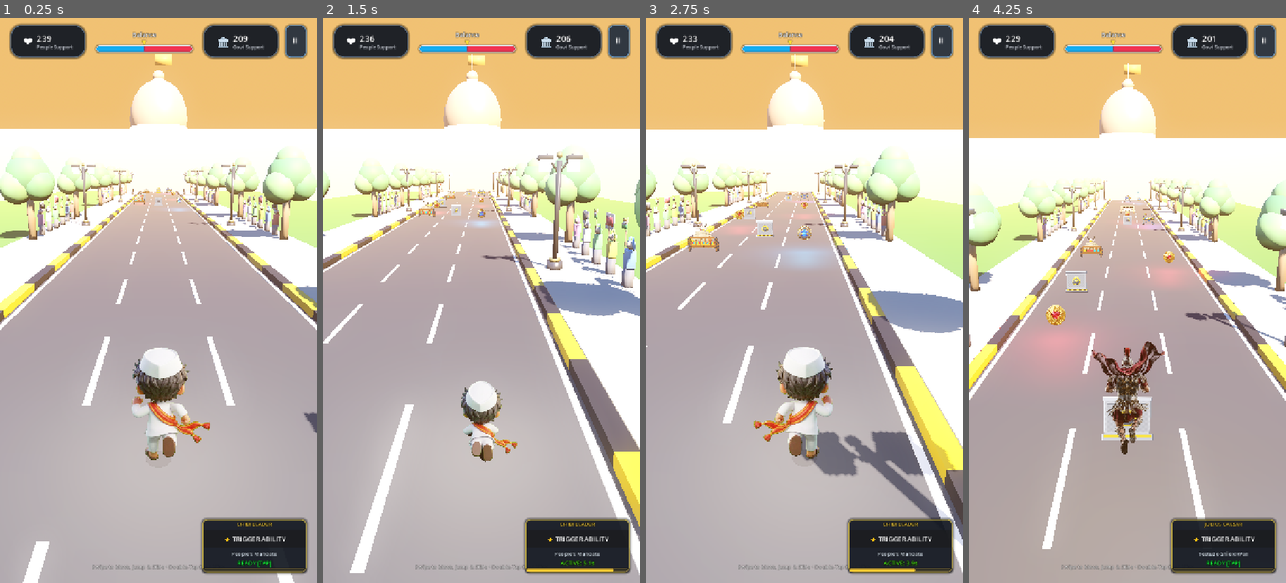
Above: before the commit, frames 1-4 (left to right).
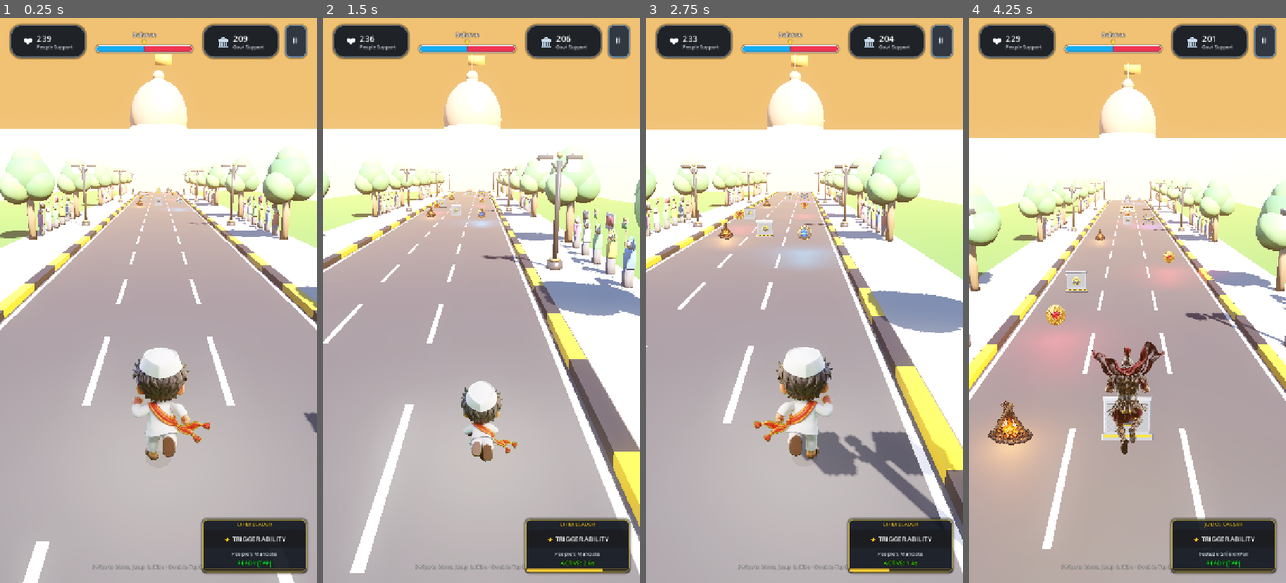
Above: after the commit, the same moments.

Repository: ce-subhash/history_turner
Game: Godot game, scene res://scenes/Main.tscn
The game is run twice, just before and just after one commit, with the same random seed, the same clock (stepped at 60 frames per second) and the same inputs.
Inputs (mouse positions are in pixels of both pictures, inside the frame that each line leads up to):
- Up to frame 1 (0.25 s): no input
- Up to frame 2 (1.5 s): tap Enter at 0.5 s; move the mouse to (551, 272) at 0.52 s; hold D 0.53-1.25 s; tap E at 0.6 s; click (551, 272) at 0.67 s; tap Space at 0.77 s; drag from (418, 328) to (465, 413) at 1.27 s
- Up to frame 3 (2.75 s): move the mouse to (836, 176) at 2.02 s; hold D from 2.03 s (still down); tap Enter at 2.1 s
- Up to frame 4 (4.25 s): release D at 2.75 s; drag from (1111, 413) to (1032, 215) at 2.77 s; move the mouse to (1222, 385) at 3.52 s; hold A from 3.53 s (still down); tap 1 at 3.6 s; tap Space at 3.77 s

The runs differ from the first frame. In frame 1, less than 0.1% of the frame differs, in the area x 42-48%, y 30-34%; in frame 2, 0.2%; in frame 3, 0.5%; in frame 4, 3.1%, in the area x 0-68%, y 30-85%.

Commit message:
good game

Diff:
--- a/resources/characters/caesar.tres
+++ b/resources/characters/caesar.tres
@@ -8,10 +8,11 @@
 era_name = "Classical Rome (44 BCE)"
 base_speed_modifier = 1.0
 active_ability_name = "Testudo Shield Wall"
-active_duration = 6.0
+active_duration = 3.5
 active_cooldown = 20.0
 passive_perk_type = "pax_romana"
-ability_description = "Forms an impenetrable shield wall; immune to all obstacles for 6s."
+ability_description = "Forms an impenetrable shield wall; immune to all obstacles for 3.5s."
+
 passive_description = "Pax Romana: Government favor decay rate is reduced by 15%."
 theme_color = Color(0.95, 0.25, 0.25, 1)
 difficulty_rating = "Easy / Defense"
--- a/resources/characters/chibi_leader.tres
+++ b/resources/characters/chibi_leader.tres
@@ -8,10 +8,11 @@
 era_name = "Modern Republic (2026)"
 base_speed_modifier = 1.0
 active_ability_name = "People's Mandate"
-active_duration = 6.0
+active_duration = 3.5
 active_cooldown = 18.0
 passive_perk_type = "popular_mandate"
-ability_description = "Unleashes popular momentum; grants invulnerability and attracts all tokens for 6s."
+ability_description = "Unleashes popular momentum; grants invulnerability and attracts all tokens for 3.5s."
+
 passive_description = "Popular Mandate: Political balance recovers faster toward the center."
 theme_color = Color(1.0, 0.45, 0.15, 1)
 difficulty_rating = "Balanced / Leader"
--- a/resources/characters/harriet.tres
+++ b/resources/characters/harriet.tres
@@ -8,10 +8,11 @@
 era_name = "Underground Railroad (1850)"
 base_speed_modifier = 1.1
 active_ability_name = "Freedom Lantern"
-active_duration = 8.0
+active_duration = 4.0
 active_cooldown = 25.0
 passive_perk_type = "night_owl"
-ability_description = "Enters ghost mode; phases through hazards and magnetizes all collectibles for 8s."
+ability_description = "Enters ghost mode; phases through hazards and magnetizes all collectibles for 4s."
+
 passive_description = "Night Owl: Hazard warning indicators and navigation beacons appear 50% earlier."
 theme_color = Color(0.2, 0.8, 0.5, 1)
 difficulty_rating = "Hard / Evasion"
--- a/resources/characters/joan.tres
+++ b/resources/characters/joan.tres
@@ -8,10 +8,11 @@
 era_name = "Hundred Years' War (1429)"
 base_speed_modifier = 1.05
 active_ability_name = "Divine Aura"
-active_duration = 6.0
+active_duration = 3.5
 active_cooldown = 22.0
 passive_perk_type = "zealots_faith"
-ability_description = "Radiates holy light; turns incoming hazards into gold relics for 6s."
+ability_description = "Radiates holy light; turns incoming hazards into gold relics for 3.5s."
+
 passive_description = "Zealot's Faith: Automatically triggers a 4s emergency shield if either meter drops below 15%."
 theme_color = Color(0.95, 0.85, 0.2, 1)
 difficulty_rating = "Medium / Recovery"
--- a/scripts/globals/GameManager.gd
+++ b/scripts/globals/GameManager.gd
@@ -35,7 +35,7 @@
 # --- Phase 4: High-Risk Fever States ---
 const FEVER_THRESHOLD: float = 90.0
 const FEVER_RESET_THRESHOLD: float = 80.0
-const FEVER_DURATION: float = 8.0
+const FEVER_DURATION: float = 2.5
 
 var is_fever_active: bool = false
 var current_fever_type: String = "" # "peasant_revolution" or "divine_right"
--- a/scripts/player/PlayerController.gd
+++ b/scripts/player/PlayerController.gd
@@ -457,6 +457,8 @@
 		boost = ramp_speed_bonus * (ramp_boost_timer / 2.5)
 		ramp_boost_timer = maxf(0.0, ramp_boost_timer - delta)
 
+	# Lateral movement is strictly lane-based; physics collisions must NEVER add lateral velocity
+	velocity.x = 0.0
 	velocity.z = -(GameManager.current_speed * speed_modifier + boost + chariot_speed_boost)
 
 	# Peasant Revolution Flight Mode: Glide smoothly at Y = 2.4m
@@ -471,6 +473,33 @@
 
 	move_and_slide()
 
+	# Zero out any lateral velocity resulting from collision deflection
+	velocity.x = 0.0
+
+	# Void Fall Detection: If player falls off the track
+	if position.y < -4.0 and not GameManager.is_game_over:
+		if has_node("/root/AudioManager"):
+			get_node("/root/AudioManager").play_sfx_void_fall()
+		GameManager.trigger_game_over("Fell into the Temporal Void!")
+		return
+
+	# Strict Lateral Track Bounds Locking (Never allows player to get knocked off the road)
+	if absf(position.x) <= 4.0:
+		if lane_tween and lane_tween.is_running():
+			position.x = clampf(position.x, -LANE_WIDTH, LANE_WIDTH)
+		elif not GameManager.is_game_over:
+			position.x = current_lane * LANE_WIDTH
+
+		# Road surface floor & ceiling clamp
+		if position.y < 0.0:
+			position.y = 0.0
+			if velocity.y < 0.0:
+				velocity.y = 0.0
+		elif position.y > 4.2:
+			position.y = 4.2
+			if velocity.y > 0.0:
+				velocity.y = 0.0
+
 	# Landing Impact Juice
 	var on_floor: bool = is_on_floor() or position.y <= 0.04
 	if on_floor and not was_on_floor_last_frame and not is_sliding:
@@ -480,23 +509,19 @@
 			dust_particles.restart()
 	was_on_floor_last_frame = on_floor
 
-	# Guaranteed road surface clamp: Player can NEVER sink below road while on track lanes
-	if abs(position.x) <= 5.5:
-		if position.y < -0.12:
-			position.y = 0.0
-			if velocity.y < 0.0:
-				velocity.y = 0.0
-
-	# Void Fall Detection: If player falls off the track
-	if position.y < -4.0 and not GameManager.is_game_over:
-		if has_node("/root/AudioManager"):
-			get_node("/root/AudioManager").play_sfx_void_fall()
-		GameManager.trigger_game_over("Fell into the Temporal Void!")
-		return
+
+	# Proactive hazard clearing ahead of runner during Chariot Boost / Peasant Fever
+	if chariot_boost_timer > 0.0 or is_peasant_fever:
+		for node in get_tree().root.find_children("Obstacle_*", "StaticBody3D", true, false):
+			var dz: float = node.global_position.z - global_position.z
+			if dz < 0.5 and dz > -3.5 and absf(node.global_position.x - position.x) < 2.0:
+				_smash_obstacle(node as Node3D)
+				_spawn_floating_text("💥 SMASH! +50", Color(1.0, 0.85, 0.2))
 
 	_update_procedural_animations(delta)
 	_update_dynamic_camera(delta)
 	_check_close_calls(delta)
+
 
 	# Divine Right Artillery Barrage: Clears upcoming hazards
 	if is_divine_fever:
@@ -614,6 +639,12 @@
 func _smash_obstacle(obstacle: Node3D) -> void:
 	if not obstacle:
 		return
+	# Immediately disable collision on all shapes to prevent physical snagging / lateral push
+	for col in obstacle.find_children("*", "CollisionShape3D", true, false):
+		col.set_deferred("disabled", true)
+	if obstacle is CollisionObject3D:
+		obstacle.set_deferred("collision_layer", 0)
+		obstacle.set_deferred("collision_mask", 0)
 	GameManager.add_people_power(3.0)
 	var tween: Tween = create_tween()
 	tween.tween_property(obstacle, "scale", Vector3(1.3, 0.2, 1.3), 0.1)
@@ -623,11 +654,17 @@
 func _transmute_obstacle(obstacle: Node3D) -> void:
 	if not obstacle:
 		return
+	for col in obstacle.find_children("*", "CollisionShape3D", true, false):
+		col.set_deferred("disabled", true)
+	if obstacle is CollisionObject3D:
+		obstacle.set_deferred("collision_layer", 0)
+		obstacle.set_deferred("collision_mask", 0)
 	GameManager.add_people_power(4.0)
 	GameManager.add_govt_power(4.0)
 	var tween: Tween = create_tween()
 	tween.tween_property(obstacle, "scale", Vector3.ZERO, 0.2)
 	tween.tween_callback(obstacle.queue_free)
+
 
 
 func _pulse_shield_impact() -> void:
@@ -935,8 +972,8 @@
 # --- In-Run Power-Up Handlers & Juice Mechanics ---
 # ==============================================================================
 
-## Activates In-Run Royal Magnet (attracts tokens from all 3 lanes).
-func activate_in_run_magnet(duration: float = 8.0) -> void:
+## Activates In-Run Royal Magnet (attracts tokens from all 3 lanes for 3.5s).
+func activate_in_run_magnet(duration: float = 3.5) -> void:
 	in_run_magnet_timer = duration
 	if shield_mesh:
 		shield_mesh.visible = true
@@ -954,8 +991,8 @@
 		shield_mesh.material_override.emission = Color(0.25, 1.0, 0.45)
 
 
-## Activates Imperial Dash / Chariot Boost (+8 m/s hyper-speed rush).
-func activate_chariot_boost(duration: float = 5.0) -> void:
+## Activates Imperial Dash / Chariot Boost (+8 m/s hyper-speed rush for 2.5s).
+func activate_chariot_boost(duration: float = 2.5) -> void:
 	chariot_boost_timer = duration
 	camera_trauma = 0.35
 	if shield_mesh:
@@ -972,8 +1009,9 @@
 
 	_smash_obstacle(obstacle)
 	is_invulnerable = true
-	invulnerable_timer = 1.8
+	invulnerable_timer = 1.0
 	camera_trauma = 0.35
+
 	_spawn_floating_text("🛡️ AEGIS CRASH ABSORPTION!", Color(0.3, 1.0, 0.6))
 	if GameManager:
 		GameManager.decision_notification.emit("🛡️ AEGIS SHIELD: Collision absorbed safely!")
--- a/scripts/test/TestCharactersRunner.gd
+++ b/scripts/test/TestCharactersRunner.gd
@@ -122,10 +122,18 @@
 	assert(has_crowd, "Track chunk must feature cheering crowd spectators holding signs")
 	print("✔ Grand Capital Boulevard scenery (trees, lampposts, cheering crowd sidewalks, Parliament dome) verified.")
 
-	# 6. Obstacles: Moving Bull Cart (People) & Classical Stone Block (Ancient/Republic)
-	var cart_obs = track_mgr._create_obstacle(TrackManager.ObstacleCategory.BULL_CART)
-	assert(cart_obs.get("speed") > 0.0, "Bull Cart must have active movement speed")
-	cart_obs.queue_free()
+	# 6. Obstacles: Static Three-Wood Campfire (People) & Classical Stone Block (Ancient/Republic)
+	var fire_obs = track_mgr._create_obstacle(TrackManager.ObstacleCategory.WOOD_FIRE)
+	assert(fire_obs != null, "Three-Wood Campfire obstacle must be created")
+	var fire_body = fire_obs.find_child("FireBody", true, false)
+	assert(fire_body != null, "Three-Wood Campfire must have FireBody with obstacle collision")
+	assert(fire_obs.find_child("WoodFireSprite", true, false) != null, "Three-Wood Campfire must use 2.5D PNG sprite")
+	var fire_col = fire_body.find_child("CollisionShape3D", true, false)
+	if fire_col and fire_col.shape is BoxShape3D:
+		assert(fire_col.shape.size.y <= 0.6, "Campfire collider box height must be decreased for clean jumping")
+		assert(fire_col.shape.size.x <= 1.2, "Campfire collider box width must be decreased")
+	assert(fire_obs.is_in_group("obstacles") or fire_body.is_in_group("obstacles"), "Campfire or FireBody must be in obstacles group")
+	fire_obs.queue_free()
 
 	var stone_obs = track_mgr._create_obstacle(TrackManager.ObstacleCategory.STONE_BLOCK)
 	assert(stone_obs != null, "Stone Block must be created")
--- a/scripts/world/PowerUpPickup.gd
+++ b/scripts/world/PowerUpPickup.gd
@@ -123,13 +123,13 @@
 	if has_node("/root/AudioManager"):
 		get_node("/root/AudioManager").play_sfx_powerup()
 
-	# Activate Power-Up on Player
+	# Activate Power-Up on Player (Snappy, short arcade durations)
 	match powerup_type:
 		PowerUpType.MAGNET:
 			if body.has_method("activate_in_run_magnet"):
-				body.activate_in_run_magnet(8.0)
+				body.activate_in_run_magnet(3.5)
 			if GameManager:
-				GameManager.decision_notification.emit("🧲 ROYAL MAGNET: All Tokens Attracted! (8s)")
+				GameManager.decision_notification.emit("🧲 ROYAL MAGNET: All Tokens Attracted! (3.5s)")
 
 		PowerUpType.SHIELD:
 			if body.has_method("activate_chrono_shield"):
@@ -139,9 +139,10 @@
 
 		PowerUpType.BOOST:
 			if body.has_method("activate_chariot_boost"):
-				body.activate_chariot_boost(5.0)
+				body.activate_chariot_boost(2.5)
 			if GameManager:
-				GameManager.decision_notification.emit("⚡ IMPERIAL DASH: Unstoppable Force! (5s)")
+				GameManager.decision_notification.emit("⚡ IMPERIAL DASH: Unstoppable Force! (2.5s)")
+
 
 	# Upward burst animation
 	var tween: Tween = create_tween()
--- a/scripts/world/TrackManager.gd
+++ b/scripts/world/TrackManager.gd
@@ -17,6 +17,8 @@
 const MovingObstacleScript = preload("res://scripts/world/MovingObstacle.gd")
 const JumpRampScript = preload("res://scripts/world/JumpRamp.gd")
 const PowerUpPickupScript = preload("res://scripts/world/PowerUpPickup.gd")
+const WoodFireObstacleScript = preload("res://scripts/world/WoodFireObstacle.gd")
+
 
 
 # 3D GLB Props
@@ -38,6 +40,7 @@
 const JUMP_RAMP_TEX = preload("res://assets/sprites/props/jump_ramp.png")
 const BULL_CART_TEX = preload("res://assets/sprites/props/bull_cart.png")
 const STONE_BLOCK_TEX = preload("res://assets/sprites/props/stone_block.png")
+const WOOD_FIRE_TEX = preload("res://assets/sprites/props/wood_fire.png")
 
 # --- Configuration Constants ---
 const CHUNK_LENGTH: float = 30.0
@@ -51,12 +54,14 @@
 const ERA_PORTAL_INTERVAL: float = 2500.0
 
 enum ObstacleCategory {
-	BULL_CART,        # Moving bull cart (Normal People faction)
+	WOOD_FIRE,        # Three-wood tripod bonfire / campfire (People faction)
+	BULL_CART = 0,    # Backwards-compatible alias for tests
 	STONE_BLOCK,      # Classical Carved Stone Monument Block
 	POLICE_BARRICADE, # Riot police barricade with shields (Police faction)
 	WOODEN_ROADBLOCK, # Timber barricade with NO ENTRY plaque
-	JUMP_RAMP         # Blue steel launch ramp
+	JUMP_RAMP         # Launch ramp
 }
+
 
 # --- Exported Properties ---
 @export var player_node: CharacterBody3D
@@ -399,7 +404,7 @@
 func _pick_random_obstacle_category() -> ObstacleCategory:
 	var roll: float = randf()
 	if roll < 0.25:
-		return ObstacleCategory.BULL_CART        # Moving Bull Cart (People)
+		return ObstacleCategory.WOOD_FIRE        # Three-Wood Tripod Campfire (People)
 	elif roll < 0.48:
 		return ObstacleCategory.STONE_BLOCK      # Classical Carved Stone Block
 	elif roll < 0.70:
@@ -410,6 +415,7 @@
 		return ObstacleCategory.JUMP_RAMP        # Jump Ramp
 
 
+
 func _populate_chunk_collectibles(chunk: Node3D) -> void:
 	var container: Node3D = chunk.get_node("DynamicElements")
 	var collectible_z_positions: Array[float] = [-5.0, -16.0, -27.0]
@@ -427,11 +433,12 @@
 		container.add_child(token)
 
 
-## Periodically spawns a game-changing powerup pickup (Magnet, Shield, or Imperial Dash).
+## Periodically spawns a rare game-changing powerup pickup (Magnet, Shield, or Imperial Dash).
 func _maybe_spawn_powerup(chunk: Node3D) -> void:
-	# Spawn once every 6 chunks (~180m) to keep them special and impactful
-	if chunks_spawned_count < 4 or (chunks_spawned_count % 6 != 0):
+	# Truly rare arcade treat: only checks every 16 chunks (~480m) with 65% spawn chance
+	if chunks_spawned_count < 8 or (chunks_spawned_count % 16 != 0) or randf() > 0.65:
 		return
+
 
 	var container: Node3D = chunk.get_node("DynamicElements")
 	var powerup = PowerUpPickupScript.new()
@@ -486,39 +493,11 @@
 
 func _create_obstacle(category: ObstacleCategory) -> Node3D:
 	match category:
-		ObstacleCategory.BULL_CART:
-			# Dynamic Moving Bull Cart (Normal People Faction Obstacle)
-			var root: Node3D = Node3D.new()
-			root.name = "Obstacle_BullCart"
-			root.set_script(MovingObstacleScript)
-			root.set("speed", 2.2) # Trundles along lane
-			root.set("move_direction", Vector3(0, 0, 1.0)) # Moves down lane
-
-			var body: StaticBody3D = StaticBody3D.new()
-			body.name = "CartBody"
-			body.add_to_group("obstacles")
-
-			var col: CollisionShape3D = CollisionShape3D.new()
-			var box: BoxShape3D = BoxShape3D.new()
-			box.size = Vector3(1.6, 0.82, 2.0)
-			col.shape = box
-			col.position = Vector3(0.0, 0.41, 0.0)
-			body.add_child(col)
-
-			var sprite: Sprite3D = Sprite3D.new()
-			sprite.name = "BullCartSprite"
-			sprite.texture = BULL_CART_TEX
-			sprite.centered = true
-			sprite.alpha_cut = Sprite3D.ALPHA_CUT_DISABLED
-			sprite.texture_filter = BaseMaterial3D.TEXTURE_FILTER_LINEAR_WITH_MIPMAPS
-			sprite.pixel_size = 2.1 / 1024.0
-			sprite.position = Vector3(0.0, 1.05, 0.0)
-			sprite.rotation_degrees = Vector3.ZERO
-			sprite.billboard = BaseMaterial3D.BILLBOARD_DISABLED
-			body.add_child(sprite)
-
-			root.add_child(body)
-			return root
+		ObstacleCategory.WOOD_FIRE:
+			# Three-Wood Tripod Campfire Obstacle (Static, easy-to-jump hazard)
+			var fire_obs: Node3D = WoodFireObstacleScript.new()
+			return fire_obs
+
 
 		ObstacleCategory.STONE_BLOCK:
 			# Heavy Classical Carved Stone Monument Block (Ancient Republic Obstacle)
--- /dev/null
+++ b/scripts/world/WoodFireObstacle.gd
@@ -0,0 +1,96 @@
+## WoodFireObstacle.gd
+## Stylized 2.5D three-wood tripod campfire obstacle.
+## Matches the game's 2.5D sprite art style (Subway Surfers aesthetic).
+## Features:
+## - Crisp 2.5D PNG sprite of rustic 3-wood tripod campfire with leaping flames & stone hearth
+## - Low, forgiving decreased collider box (easy, clean jump clearance)
+## - Dynamic flickering firelight (OmniLight3D) & ambient ember sparks
+extends Node3D
+class_name WoodFireObstacle
+
+const WOOD_FIRE_TEX = preload("res://assets/sprites/props/wood_fire.png")
+
+var fire_light: OmniLight3D
+var fire_sprite: Sprite3D
+var _time: float = 0.0
+
+
+func _init() -> void:
+	name = "Obstacle_WoodFire"
+	add_to_group("obstacles")
+	_build_campfire_structure()
+
+
+func _ready() -> void:
+	pass
+
+
+func _build_campfire_structure() -> void:
+	if has_node("FireBody"):
+		return
+
+	# 1. Physics Body & Decreased Jump-Friendly Collision Box
+	var body = StaticBody3D.new()
+	body.name = "FireBody"
+	body.add_to_group("obstacles")
+	add_child(body)
+
+	var col = CollisionShape3D.new()
+	var box = BoxShape3D.new()
+	# Decreased collider box: 1.0m width (narrower than lane), 0.52m height (very low, effortless jump), 0.35m depth (thin Z profile)
+	box.size = Vector3(1.0, 0.52, 0.35)
+	col.shape = box
+	col.position = Vector3(0.0, 0.26, 0.0)
+	body.add_child(col)
+
+	# 2. Stylized 2.5D Campfire PNG Sprite
+	fire_sprite = Sprite3D.new()
+	fire_sprite.name = "WoodFireSprite"
+	fire_sprite.texture = WOOD_FIRE_TEX
+	fire_sprite.centered = true
+	fire_sprite.alpha_cut = Sprite3D.ALPHA_CUT_DISABLED
+	fire_sprite.texture_filter = BaseMaterial3D.TEXTURE_FILTER_LINEAR_WITH_MIPMAPS
+	fire_sprite.pixel_size = 1.25 / 1024.0
+	fire_sprite.position = Vector3(0.0, 0.52, 0.0)
+	fire_sprite.rotation_degrees = Vector3.ZERO
+	fire_sprite.billboard = BaseMaterial3D.BILLBOARD_DISABLED
+	body.add_child(fire_sprite)
+
+	# 3. Dynamic Flickering Campfire OmniLight3D
+	fire_light = OmniLight3D.new()
+	fire_light.light_color = Color(1.0, 0.58, 0.18)
+	fire_light.light_energy = 2.4
+	fire_light.omni_range = 5.0
+	fire_light.omni_attenuation = 1.3
+	fire_light.position = Vector3(0.0, 0.45, 0.0)
+	body.add_child(fire_light)
+
+	# 4. Floating Ember Sparks (CPUParticles3D)
+	var sparks = CPUParticles3D.new()
+	sparks.amount = 8
+	sparks.lifetime = 0.6
+	sparks.preprocess = 0.2
+	sparks.emission_shape = CPUParticles3D.EMISSION_SHAPE_SPHERE
+	sparks.emission_sphere_radius = 0.20
+	sparks.direction = Vector3(0.0, 1.0, 0.0)
+	sparks.spread = 20.0
+	sparks.gravity = Vector3(0.0, 0.6, 0.0)
+	sparks.initial_velocity_min = 1.0
+	sparks.initial_velocity_max = 2.0
+	sparks.scale_amount_min = 0.03
+	sparks.scale_amount_max = 0.06
+
+	var spark_mat = StandardMaterial3D.new()
+	spark_mat.shading_mode = BaseMaterial3D.SHADING_MODE_UNSHADED
+	spark_mat.albedo_color = Color(1.0, 0.68, 0.15)
+	sparks.material_override = spark_mat
+	sparks.position = Vector3(0.0, 0.30, 0.0)
+	body.add_child(sparks)
+
+
+func _process(delta: float) -> void:
+	_time += delta
+
+	# Flickering fire light effect
+	if fire_light:
+		fire_light.light_energy = 2.2 + sin(_time * 16.0) * 0.4 + cos(_time * 27.0) * 0.2
Binary file added: assets/sprites/props/wood_fire.png
Not shown, added: assets/sprites/props/wood_fire.png.import
